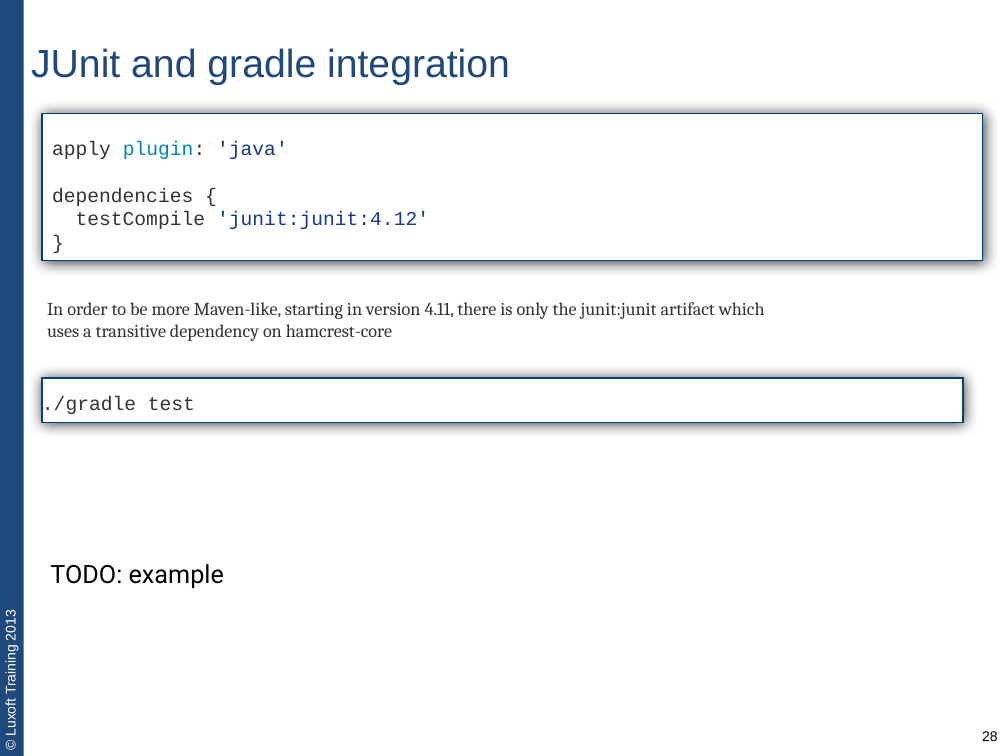
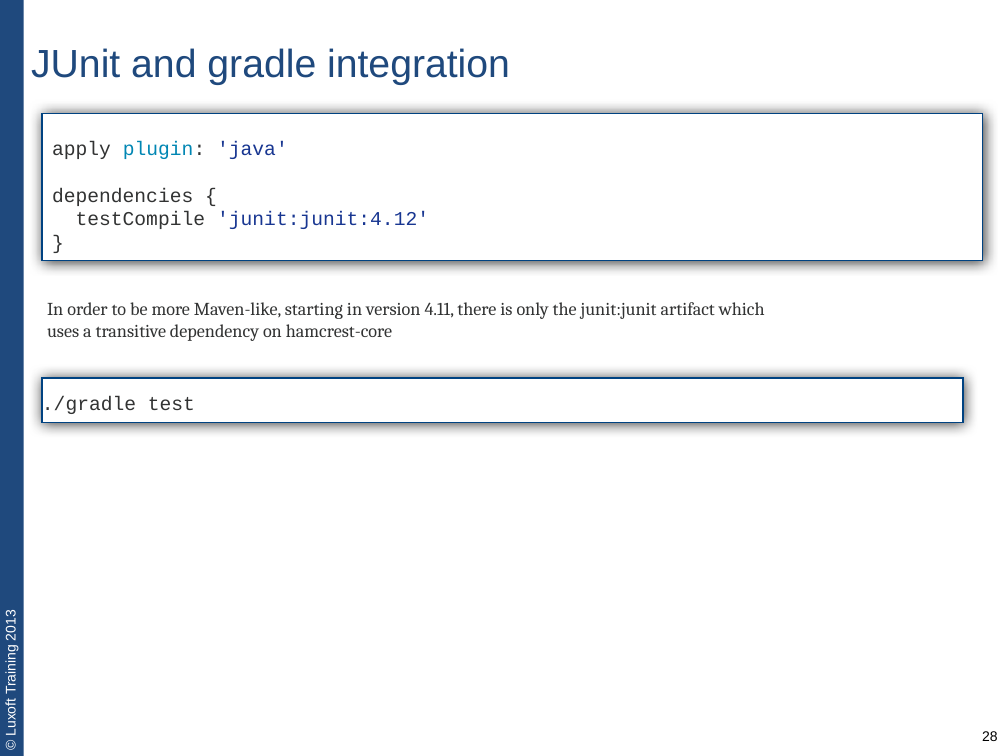
Before and after one commit to team3/lux-trainings-all, a slide deck: slide 28 of JVA-011. unit-testing-with-junit/JVA-011-lecture1-unit-testing-basics.pptx. Drawn at 1008x756 pixels with LibreOffice and Linux fonts; fonts in the diff are those of the drawing. Boxes give left, top, right and bottom in pixels: in the first picture for what was removed or moved away, otherwise in the second. Text is boxed around its words. In the diff, an @@ line names an element or a change of style, - is before the commit and + after.

```diff
--- a/JVA-011. unit-testing-with-junit/JVA-011-lecture1-unit-testing-basics.pptx
+++ b/JVA-011. unit-testing-with-junit/JVA-011-lecture1-unit-testing-basics.pptx
@@ text removed at (50,564,224,588) @@
-TODO: example
```
Also in this commit, not shown: 31 other slides changed, 1 slide removed, 1 other file.
